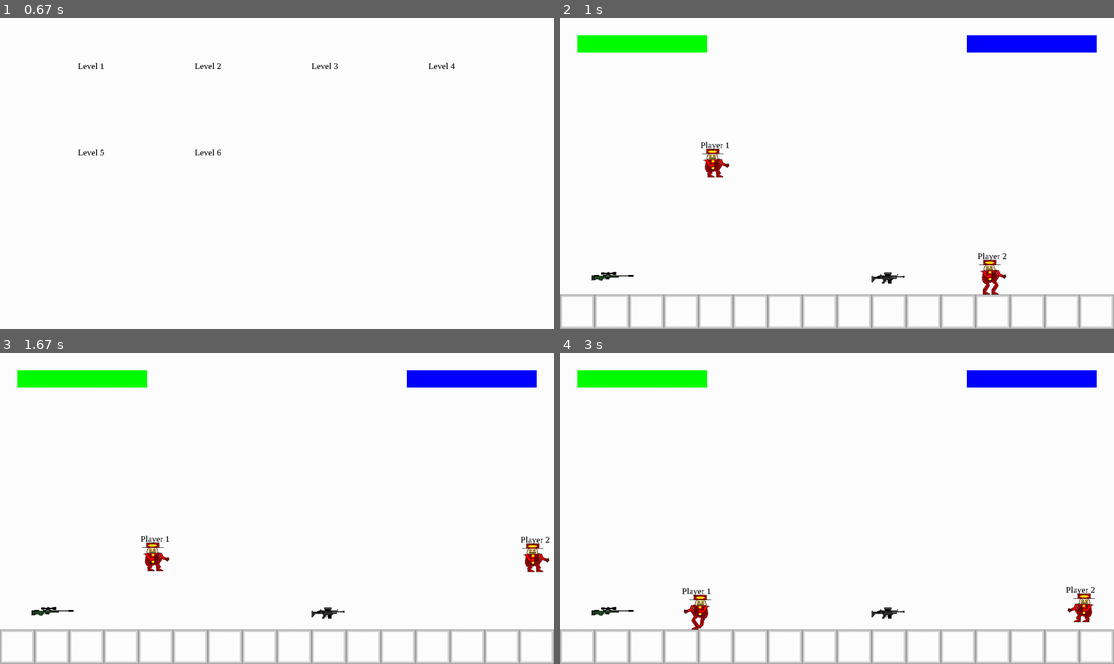
Above: before the commit, frames 1-4 (two rows, left to right).
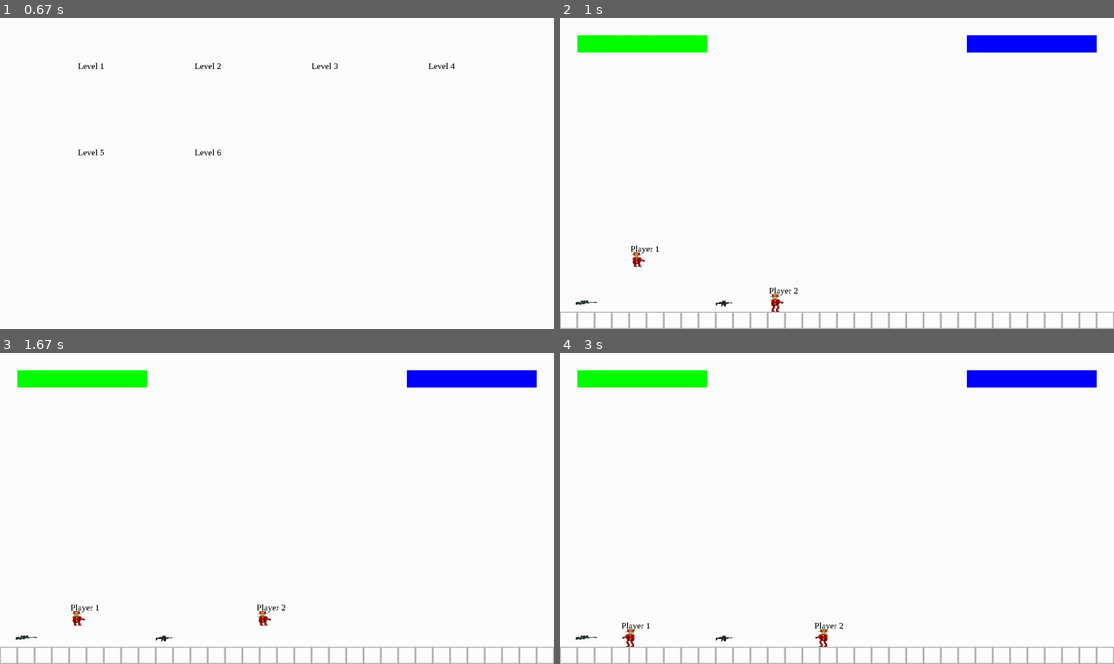
Above: after the commit, the same moments.

Repository: Me07111/Pygame-Platformer
Game: pygame game, started from Code/main.py
The game is run twice, just before and just after one commit, with the same random seed, the same clock (stepped at 60 frames per second) and the same inputs.
Inputs (mouse positions are in pixels of both pictures, inside the frame that each line leads up to):
- Up to frame 1 (0.67 s): click "Play" at 0.38 s
- Up to frame 2 (1 s): click "Level 1" at 0.72 s
- Up to frame 3 (1.67 s): hold Right 1-1.47 s; move the mouse to (454, 499) at 1.03 s; hold Up from 1.5 s (still down); hold W from 1.5 s (still down)
- Up to frame 4 (3 s): release Up at 1.8 s; release W at 1.8 s; hold Right 1.83-2.3 s; hold D 1.83-2.3 s; hold Left 2.33-2.87 s; hold A 2.33-2.87 s

Frame 1 is identical in both runs. In frame 2, 4.0% of the frame differs, in the area x 0-100%, y 39-100%; in frame 3, 4.0%; in frame 4, 4.0%.

Commit message:
made player player smaller

Diff:
--- a/Code/bullet.py
+++ b/Code/bullet.py
@@ -4,7 +4,7 @@
     def __init__(self,speed : float,imagePath : str,pos,dir,gravityMultiplier : float,damage : float,height : int):
         super().__init__()
         image = pygame.image.load(imagePath)
-        size = (image.get_rect().width,image.get_rect().height)
+        size = (image.get_rect().width/2,image.get_rect().height/2)
         self.OrigImage = pygame.transform.smoothscale(pygame.image.load(imagePath),scaleRect(height,size))
         self.image = self.OrigImage
         self.rect = self.image.get_rect()
--- a/Code/config.py
+++ b/Code/config.py
@@ -1,15 +1,24 @@
 import pygame
 maps = [
     [
-    ["o","o","o","o","o","o","o","o","o","o","o","o","o","o","o","o"],
-    ["o","o","o","o","o","o","o","o","o","o","o","o","o","o","o","o"],
-    ["o","o","o","o","o","o","o","o","o","o","o","o","o","o","o","o"],
-    ["o","o","o","o","P","o","o","o","o","o","o","o","o","o","o","o"],
-    ["o","o","o","o","o","o","o","o","o","o","o","o","o","o","o","o"],
-    ["o","o","o","o","o","o","o","o","o","o","o","o","o","o","o","o"],
-    ["o","o","o","o","o","o","o","o","o","o","o","o","o","o","o","o"],
-    ["o","w2","o","o","o","o","o","o","o","w1","o","o","P","o","o","o"],
-    ["x","x","x","x","x","x","x","x","x","x","x","x","x","x","x","x"]
+    ["o","o","o","o","o","o","o","o","o","o","o","o","o","o","o","o","o","o","o","o","o","o","o","o","o","o","o","o","o","o","o","o"],
+    ["o","o","o","o","o","o","o","o","o","o","o","o","o","o","o","o","o","o","o","o","o","o","o","o","o","o","o","o","o","o","o","o"],
+    ["o","o","o","o","o","o","o","o","o","o","o","o","o","o","o","o","o","o","o","o","o","o","o","o","o","o","o","o","o","o","o","o"],
+    ["o","o","o","o","o","o","o","o","o","o","o","o","o","o","o","o","o","o","o","o","o","o","o","o","o","o","o","o","o","o","o","o"],
+    ["o","o","o","o","o","o","o","o","o","o","o","o","o","o","o","o","o","o","o","o","o","o","o","o","o","o","o","o","o","o","o","o"],
+    ["o","o","o","o","o","o","o","o","o","o","o","o","o","o","o","o","o","o","o","o","o","o","o","o","o","o","o","o","o","o","o","o"],
+    ["o","o","o","o","o","o","o","o","o","o","o","o","o","o","o","o","o","o","o","o","o","o","o","o","o","o","o","o","o","o","o","o"],
+    ["o","o","o","o","o","o","o","o","o","o","o","o","o","o","o","o","o","o","o","o","o","o","o","o","o","o","o","o","o","o","o","o"],
+    ["o","o","o","o","o","o","o","o","o","o","o","o","o","o","o","o","o","o","o","o","o","o","o","o","o","o","o","o","o","o","o","o"],
+    ["o","o","o","o","o","o","o","o","o","o","o","o","o","o","o","o","o","o","o","o","o","o","o","o","o","o","o","o","o","o","o","o"],
+    ["o","o","o","o","o","o","o","o","o","o","o","o","o","o","o","o","o","o","o","o","o","o","o","o","o","o","o","o","o","o","o","o"],
+    ["o","o","o","o","o","o","o","o","o","o","o","o","o","o","o","o","o","o","o","o","o","o","o","o","o","o","o","o","o","o","o","o"],
+    ["o","o","o","o","P","o","o","o","o","o","o","o","o","o","o","o","o","o","o","o","o","o","o","o","o","o","o","o","o","o","o","o"],
+    ["o","o","o","o","o","o","o","o","o","o","o","o","o","o","o","o","o","o","o","o","o","o","o","o","o","o","o","o","o","o","o","o"],
+    ["o","o","o","o","o","o","o","o","o","o","o","o","o","o","o","o","o","o","o","o","o","o","o","o","o","o","o","o","o","o","o","o"],
+    ["o","o","o","o","o","o","o","o","o","o","o","o","o","o","o","o","o","o","o","o","o","o","o","o","o","o","o","o","o","o","o","o"],
+    ["o","w2","o","o","o","o","o","o","o","w1","o","o","P","o","o","o","o","o","o","o","o","o","o","o","o","o","o","o","o","o","o","o"],
+    ["x","x","x","x","x","x","x","x","x","x","x","x","x","x","x","x","x","x","x","x","x","x","x","x","x","x","x","x","x","x","x","x"]
     ],
     [
     ["o","o","o","o","o","o","o","o","o","o","o","o","o","o","o","o"],
@@ -89,7 +98,7 @@
 
 #(name,imagePath,bulletSpeed,bulletImagePath,fireRate,bulletRelGrav,damage,maxAmmo,isfullauto)
 weapons = [
-["pistol","Graphics/pistol.png",600,"Graphics/pistolBullet.png",300,10,10,12,False,
+["pistol","Graphics/pistol.png",300,"Graphics/pistolBullet.png",300,10,10,12,False,
 {
     (0,0) : (0,0),
     (0,1) : (0,20),
@@ -104,7 +113,7 @@
 pygame.Vector2(15,-12),
 0,1,"Sounds/9mm.wav"
 ],
-["Assault Rifle","Graphics/ar.png",300,"Graphics/arBullet.png", 600,1,7,30,True,
+["Assault Rifle","Graphics/ar.png",150,"Graphics/arBullet.png", 600,1,7,30,True,
 {
     (0,0) : (0,0),
     (0,1) : (20,0),
@@ -119,7 +128,7 @@
 pygame.Vector2(42,0),
 0,1,"Sounds/9mm.wav"
 ],
-["Sniper","Graphics/Sniper.png",800,"Graphics/sniperBullet.png",30,1,30,5,False,
+["Sniper","Graphics/Sniper.png",400,"Graphics/sniperBullet.png",30,1,30,5,False,
 {
     (0,0) : (0,0),
     (0,1) : (0,0),
@@ -134,7 +143,7 @@
 pygame.Vector2(50,0),
 0,1,"Sounds/sniperShot.wav"
 ],
-["Shotgun","Graphics/shotgun.png",800,"Graphics/slug.png",200,1,10,6,False,
+["Shotgun","Graphics/shotgun.png",400,"Graphics/slug.png",200,1,10,6,False,
 {
     (0,0) : (0,0),
     (0,1) : (0,0),
@@ -149,7 +158,7 @@
 pygame.Vector2(40,-10),
 10,6,"Sounds/explosion.wav"
 ],
-["Rpg-7","Graphics/rpg7.png",300,"Graphics/rpg7rocket.png",12,1,50,3,False,
+["Rpg-7","Graphics/rpg7.png",150,"Graphics/rpg7rocket.png",12,1,50,3,False,
 {
     (0,0) : (0,0),
     (0,1) : (0,0),
@@ -164,7 +173,7 @@
 pygame.Vector2(),
 0,1,"Sounds/explosion.wav"
 ],
-["MCX","Graphics/MCX.png",600,"Graphics/arBullet.png",600,1,6,30,True,
+["MCX","Graphics/MCX.png",300,"Graphics/arBullet.png",600,1,6,30,True,
 {
     (0,0) : (0,0),
     (0,1) : (0,0),
@@ -179,7 +188,7 @@
 pygame.Vector2(),
 0,1,"Sounds/explosion.wav"
 ],
-["desert Eagle","Graphics/deagle.png",500,"Graphics/pistolBullet.png",120,4,20,7,False,
+["desert Eagle","Graphics/deagle.png",250,"Graphics/pistolBullet.png",120,4,20,7,False,
 {
     (0,0) : (0,0),
     (0,1) : (0,0),
@@ -194,7 +203,7 @@
 pygame.Vector2(),
 0,1,"Sounds/deagle.wav"
 ],
-["MX250","Graphics/mx250.png",1000,"Graphics/arBullet.png",900,1,4,50,True,
+["MX250","Graphics/mx250.png",500,"Graphics/arBullet.png",900,1,4,50,True,
 {
     (0,0) : (0,0),
     (0,1) : (0,0),
--- a/Code/player.py
+++ b/Code/player.py
@@ -5,18 +5,18 @@
     def __init__(self,InPos,surface,keys,name : str,height : int):
         super().__init__()
         self.direction = pygame.math.Vector2(0,0)
-        self.jumpSpeed = scaleValue(height,13)
+        self.jumpSpeed = scaleValue(height,6.5)
         self.maxJumps = 2
         self.jumpIndex = self.maxJumps
         self.jumpDelay = 0.35
         self.lastJumpTime = -self.jumpDelay
-        self.speed = scaleValue(height,400)
+        self.speed = scaleValue(height,200)
         self.surface = surface
         self.spriteSheets = []
         for spriteSheet in spriteSheetPaths:
             self.spriteSheets.append(pygame.image.load(spriteSheet))
         self.animator = Animator(self.spriteSheets,(70,80),[0.1,0.1,1,0.1])
-        self.origImage = pygame.transform.smoothscale(self.animator.animate(0,0),scaleRect(height,(70,80)))
+        self.origImage = pygame.transform.smoothscale(self.animator.animate(0,0),scaleRect(height,(35,40)))
         self.image = self.origImage
         self.rect = self.image.get_rect()
         self.rect.center = InPos
@@ -51,7 +51,7 @@
         self.launched = True
 
     def lookInDir(self):
-        self.origImage = pygame.transform.smoothscale(self.origImage,scaleRect(self.height,(70,80)))
+        self.origImage = pygame.transform.smoothscale(self.origImage,scaleRect(self.height,(35,40)))
         if(self.lookDir.x == -1):
             self.image = pygame.transform.flip(self.origImage,True,False)
             self.lastFlip = True
--- a/Code/weapon.py
+++ b/Code/weapon.py
@@ -5,7 +5,7 @@
     def __init__(self,name : str,imagePath : str,isPickedUp : bool,inPos : tuple,bulletSpeed : int,bulletImagePath : str,fireRate : int,bulletGravityMultipierl : float,damage : float,maxAmmo : int,isFullAuto : bool,offsets,muzzleDist,angle : float,bulletAmount : int,soundPath : str,height : int):
         super().__init__()
         self.name = name
-        size = (pygame.image.load(imagePath).get_rect().width,pygame.image.load(imagePath).get_rect().height)
+        size = (pygame.image.load(imagePath).get_rect().width/2,pygame.image.load(imagePath).get_rect().height/2)
         self.origImage = pygame.transform.smoothscale(pygame.image.load(imagePath),scaleRect(height,size))
         self.image = self.origImage
         self.isPickedUp = isPickedUp
